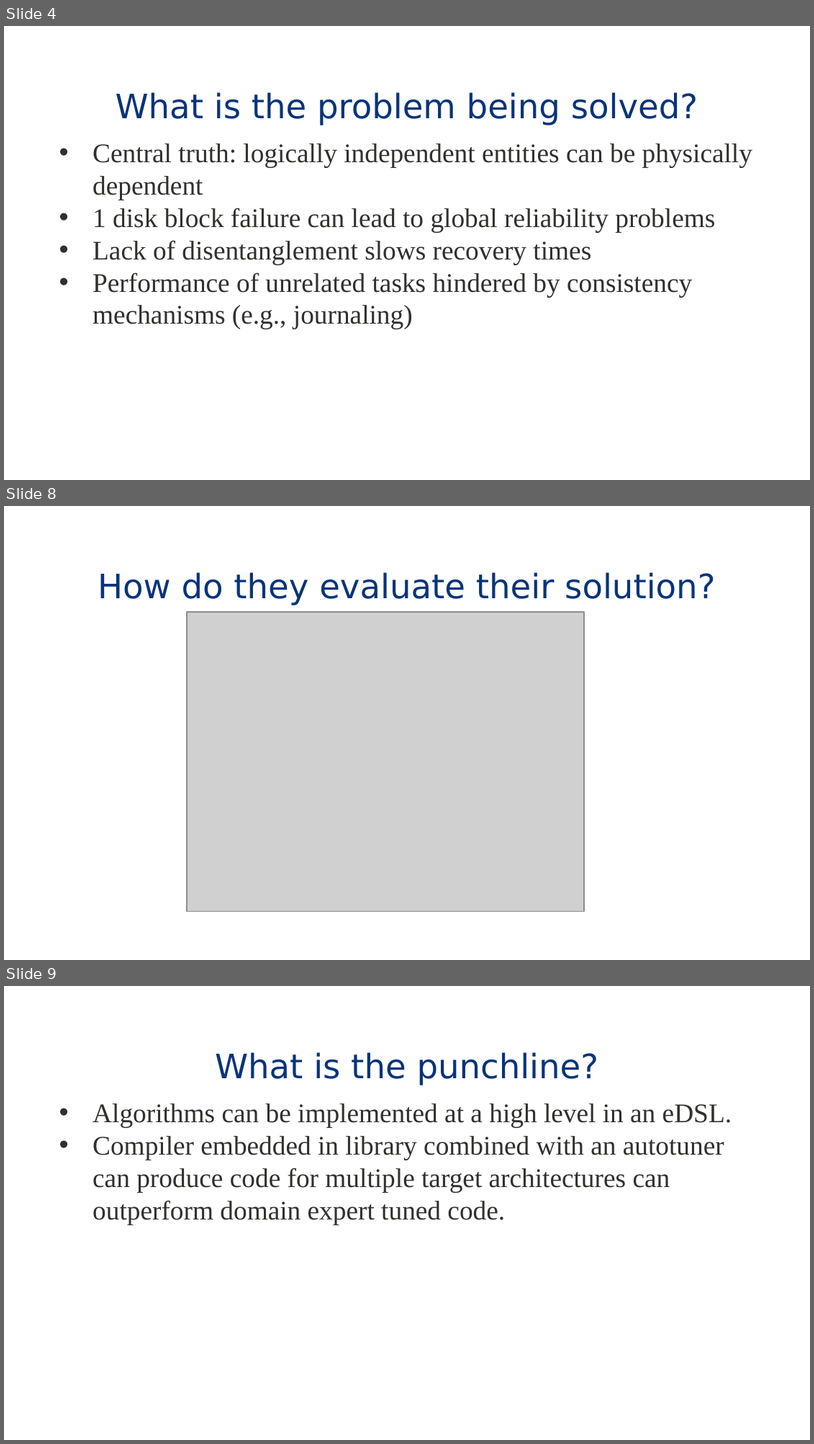
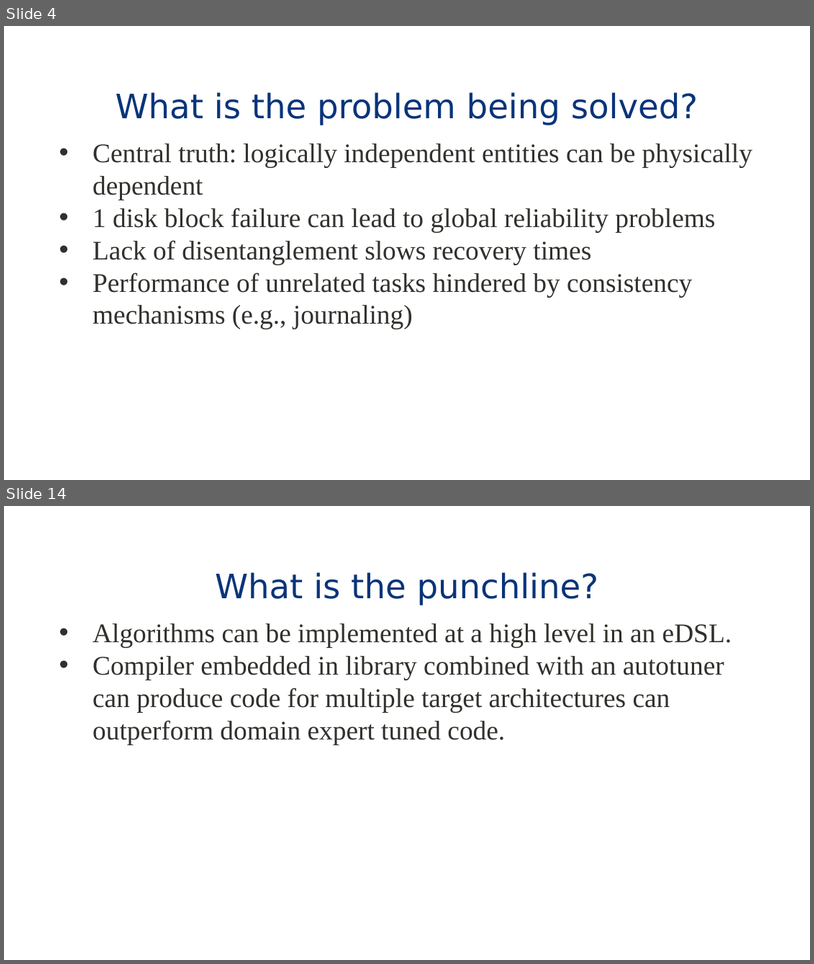
Before and after one commit to eddie-c-davis/cs-advos, a slide deck: presentations/IceFS.pptx. Shown one above the other, each under a label of ours: slides 4, 8 and 9 before the commit, slides 4 and 14 after it; the slides between them are not shown. The pictures are 814x1444 and 814x964 pixels, drawn with LibreOffice and Linux fonts; fonts in the diff are those of the drawing; grey boxes stand for pictures; background and template pictures are left out. Boxes give left, top, right and bottom in pixels: in the first picture for what was removed or moved away, otherwise in the second. Text is boxed around its words. In the diff, an @@ line names an element or a change of style, - is before the commit and + after.

```diff
--- a/presentations/IceFS.pptx
+++ b/presentations/IceFS.pptx
@@ slide 8 removed at <box>4,506,810,960</box>, background #FFFFFF; not listed: 1 template element that a slide beside it also shows @@
@@ title removed at <box>98,572,715,605</box> @@
-How do they evaluate their solution?
@@ picture removed at <box>187,612,584,911</box> @@
@@ what was slide 9 is now slide 14 @@
```
Also in this commit, not shown: 1 slide changed, 8 slides added, 2 other slides removed.
